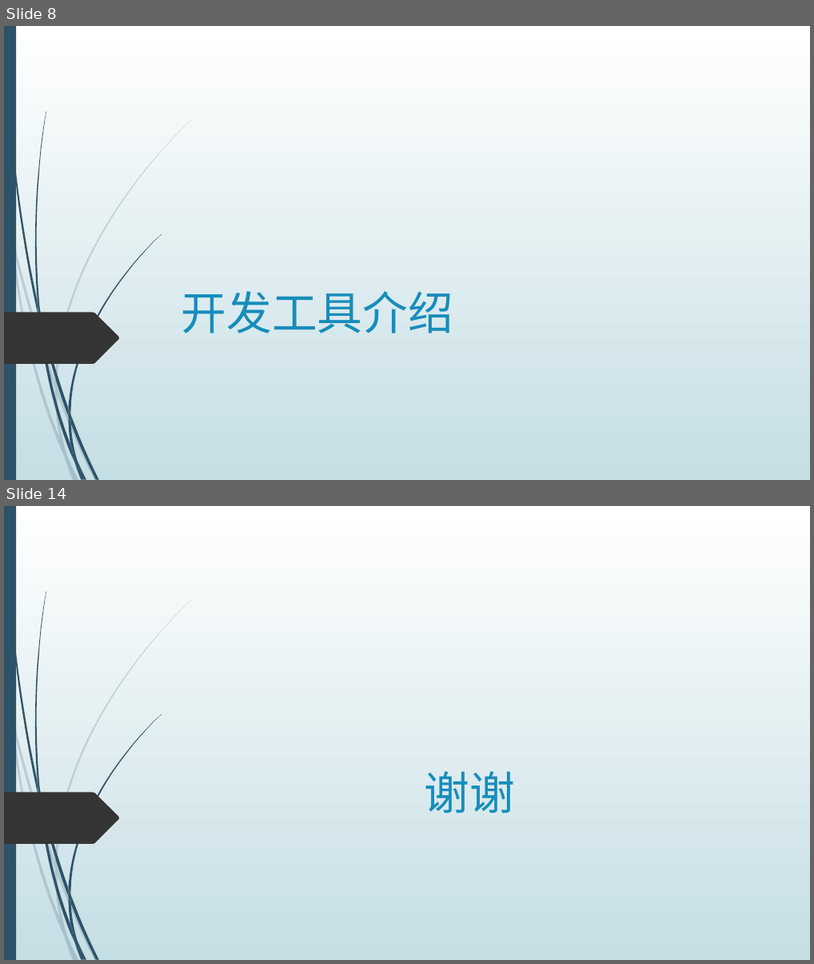
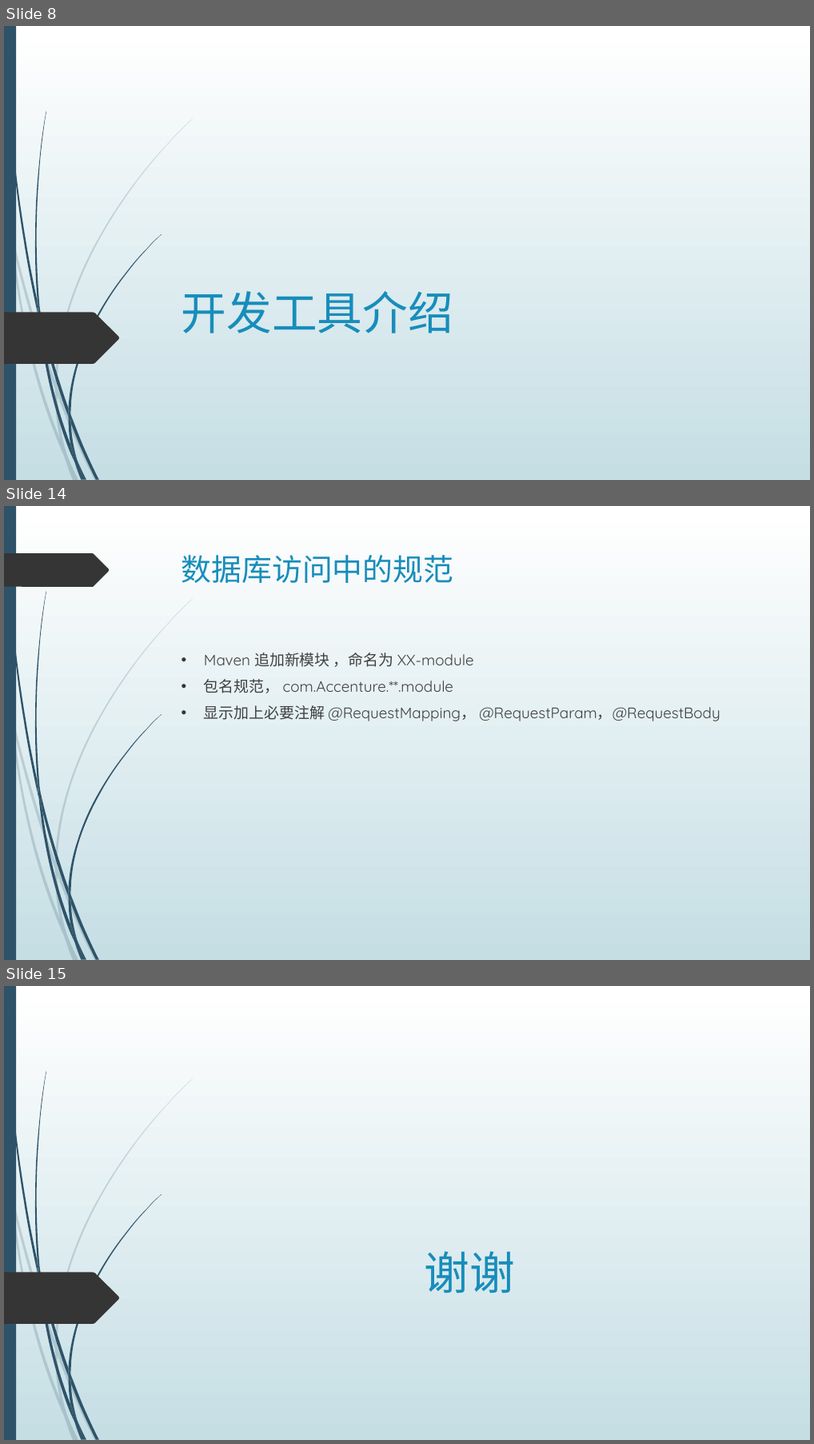
Before and after one commit to dean2015/documents, a slide deck: 201805/JAVA 基础介绍.pptx. Shown one above the other, each under a label of ours: slides 8 and 14 before the commit, slides 8, 14 and 15 after it; the slides between them are not shown. The pictures are 814x964 and 814x1444 pixels, drawn with LibreOffice and Linux fonts; fonts in the diff are those of the drawing. Boxes give left, top, right and bottom in pixels: in the first picture for what was removed or moved away, otherwise in the second. Text is boxed around its words. In the diff, an @@ line names an element or a change of style, - is before the commit and + after.

```diff
--- a/201805/JAVA 基础介绍.pptx
+++ b/201805/JAVA 基础介绍.pptx
@@ slide 14 added at box(4, 506, 810, 960), background gradient #FFFFFF to #C5DEE5; not listed: 23 template elements that a slide beside it also shows @@
@@ freeform shape added at box(4, 553, 110, 587), fill #353535 @@
@@ title added at box(182, 555, 454, 583), 36 pt, text #178DBB @@
+数据库访问中的规范
@@ text added at box(204, 652, 720, 721), 18 pt, text #404040 @@
+• Maven 追加新模块 ，命名为 XX-module
+• 包名规范， com.Accenture.**.module
+• 显示加上必要注解 @RequestMapping， @RequestParam，@RequestBody
@@ what was slide 14 is now slide 15 @@
```
Also in this commit, not shown: 4 slides changed, 5 other slides added, 5 slides removed, 3 other files.
